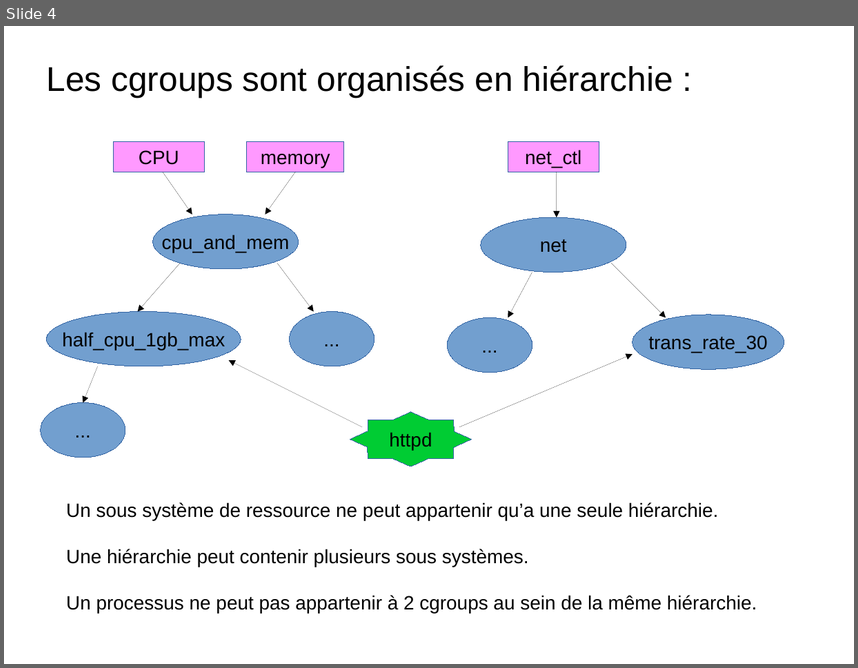
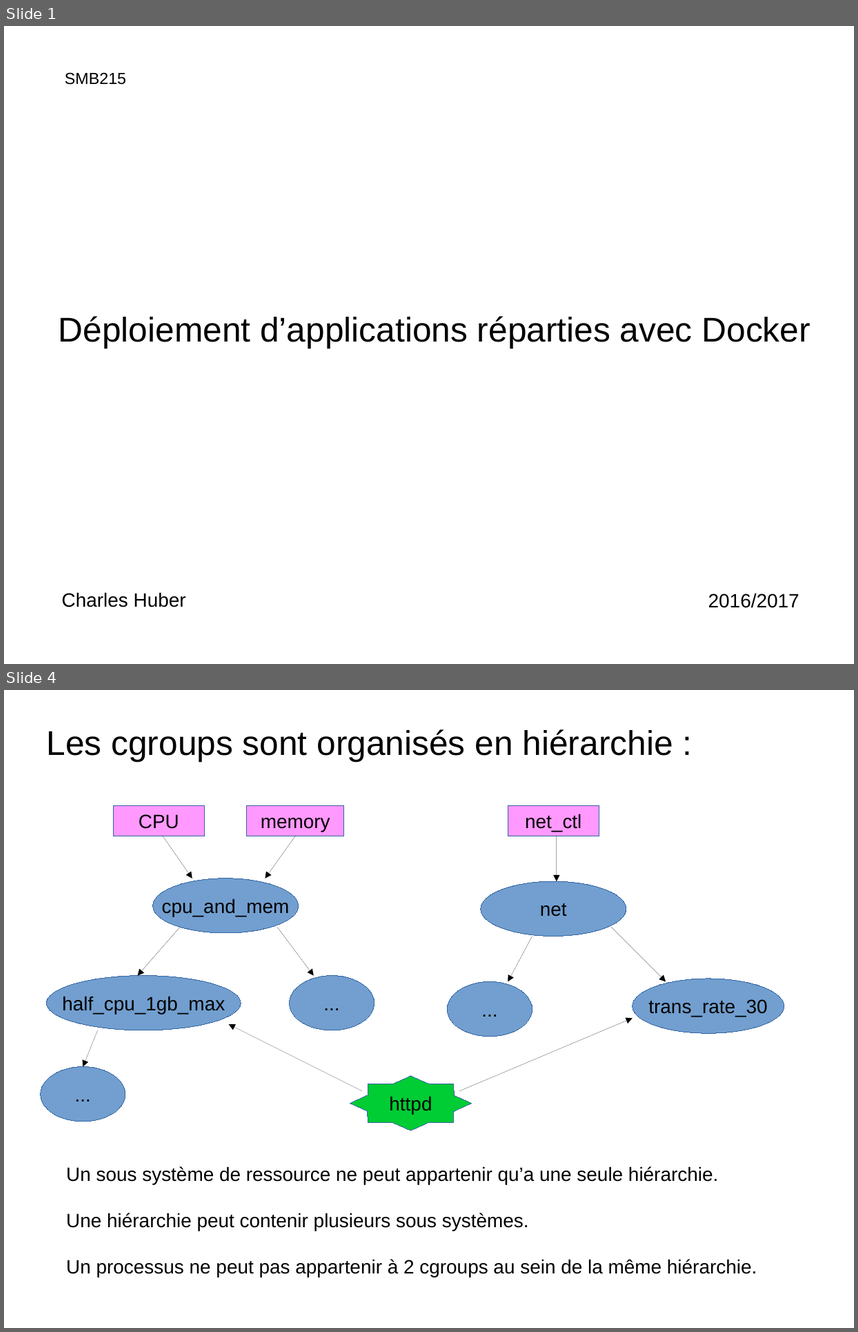
Before and after one commit to charleshuber/4t, a slide deck: presentation_smb215.odp. Shown one above the other, each under a label of ours: slide 4 before the commit, slides 1 and 4 after it; the slides between them are not shown. The pictures are 858x668 and 858x1332 pixels, drawn with LibreOffice and Linux fonts; fonts in the diff are those of the drawing. Boxes give left, top, right and bottom in pixels: in the first picture for what was removed or moved away, otherwise in the second. Text is boxed around its words. In the diff, an @@ line names an element or a change of style, - is before the commit and + after.

```diff
--- a/presentation_smb215.odp
+++ b/presentation_smb215.odp
@@ slide 1 added at bbox=[4, 26, 854, 664], background #FFFFFF @@
@@ title added at bbox=[65, 72, 126, 85], 15 pt, text #000000 @@
+SMB215
@@ subtitle added at bbox=[59, 316, 811, 348], 32 pt, text #000000 @@
+Déploiement d’applications réparties avec Docker
@@ title added at bbox=[62, 592, 186, 607], 18 pt, text #000000 @@
+Charles Huber
@@ title added at bbox=[708, 592, 800, 608], 18 pt, text #000000 @@
+2016/2017
```
Also in this commit, not shown: 9 slides changed, 2 other slides added, 2 slides removed, 1 other file.
